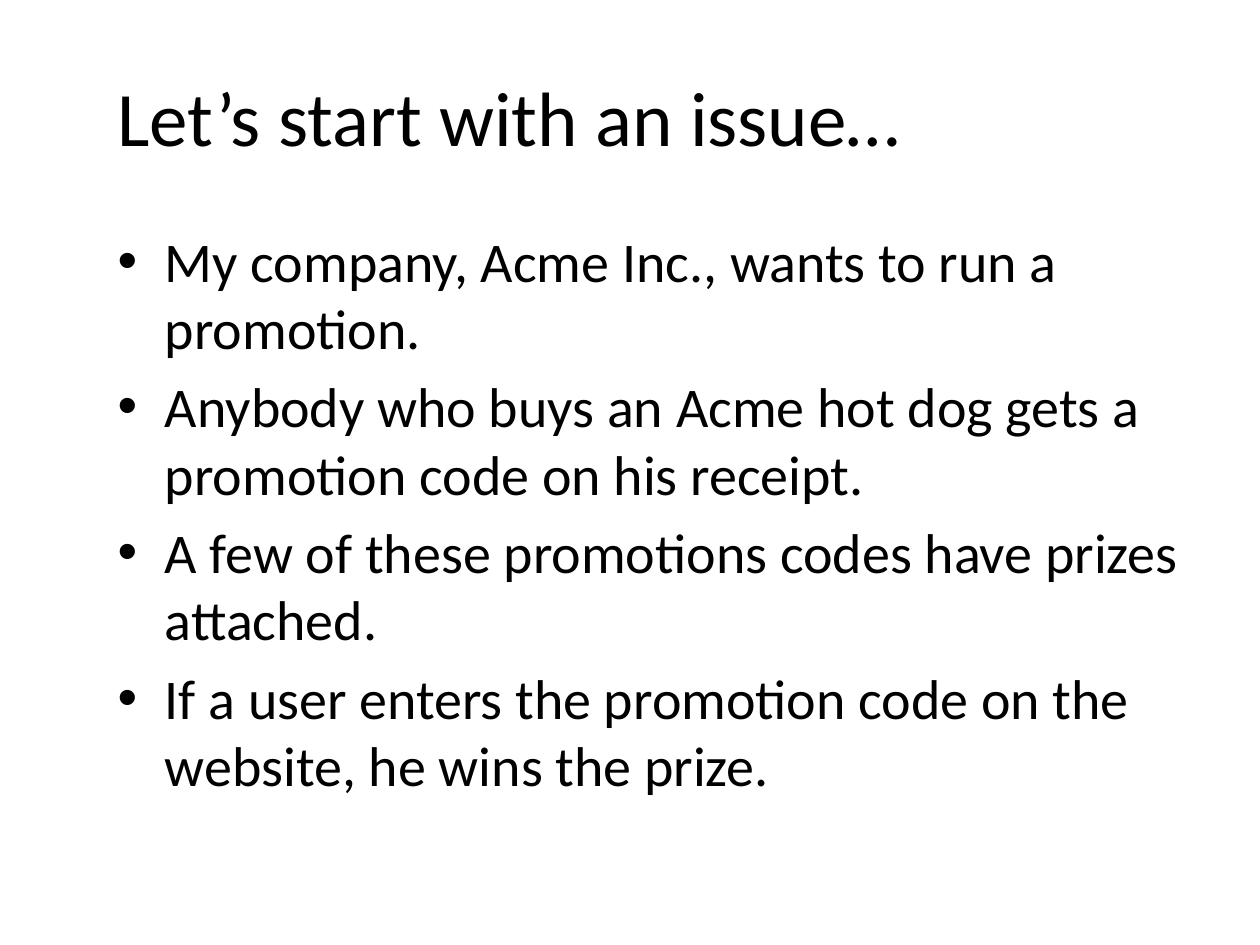
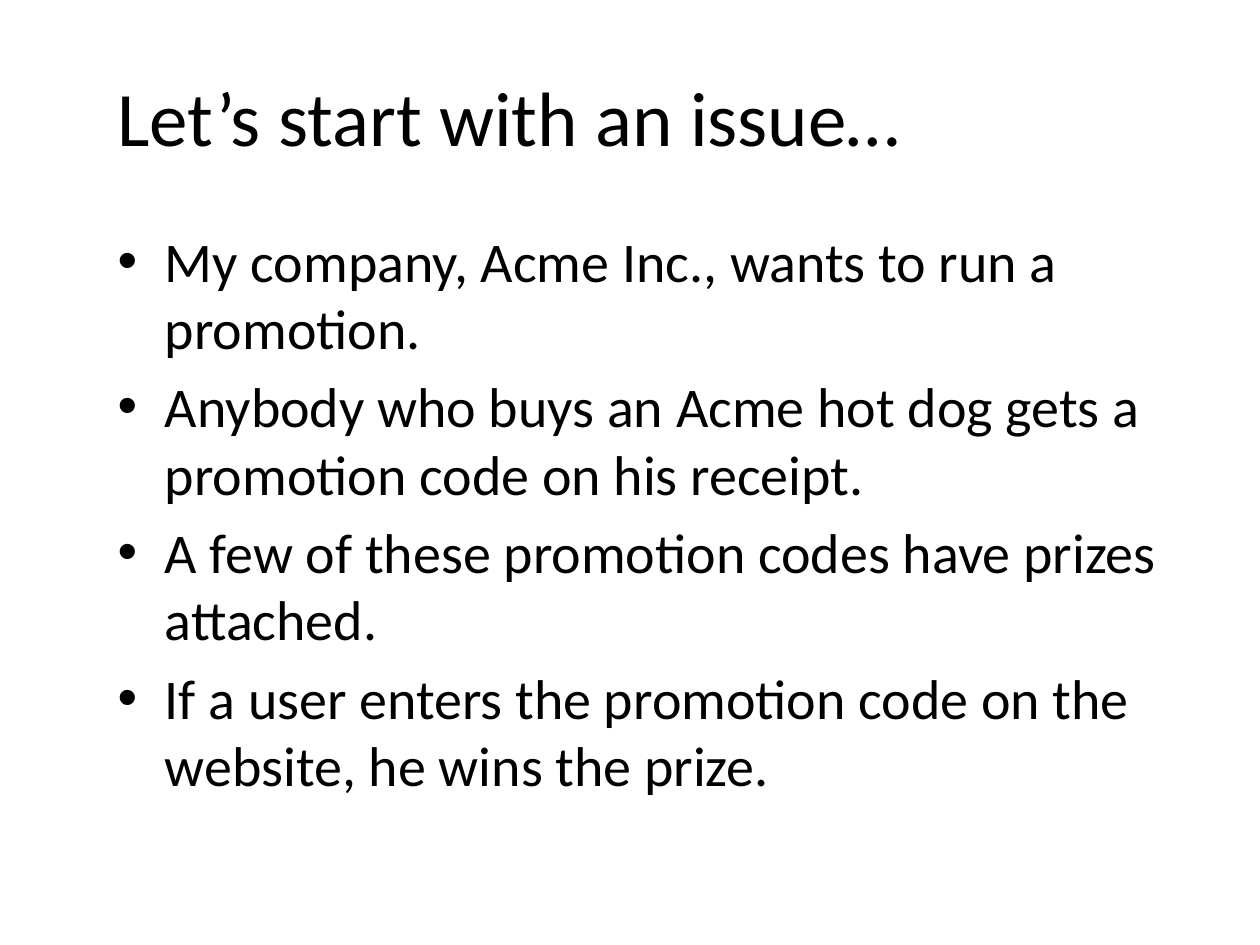
Before and after one commit to darrencauthon/SpecFlow-at-IowaCodeCamp, a slide deck: slide 2 of Outside In With SpecFlow.pptx. Drawn at 1260x945 pixels with LibreOffice and Linux fonts; fonts in the diff are those of the drawing; background and template pictures are left out. Boxes give left, top, right and bottom in pixels: in the first picture for what was removed or moved away, otherwise in the second. Text is boxed around its words. In the diff, an @@ line names an element or a change of style, - is before the commit and + after.

```diff
--- a/Outside In With SpecFlow.pptx
+++ b/Outside In With SpecFlow.pptx
@@ text at [165,534,1155,641]: text changed @@
-• A few of these promotions codes have prizes attached.
+• A few of these promotion codes have prizes attached.
```
Also in this commit, not shown: 5 other slides changed, 12 slides removed, 1 other file.
